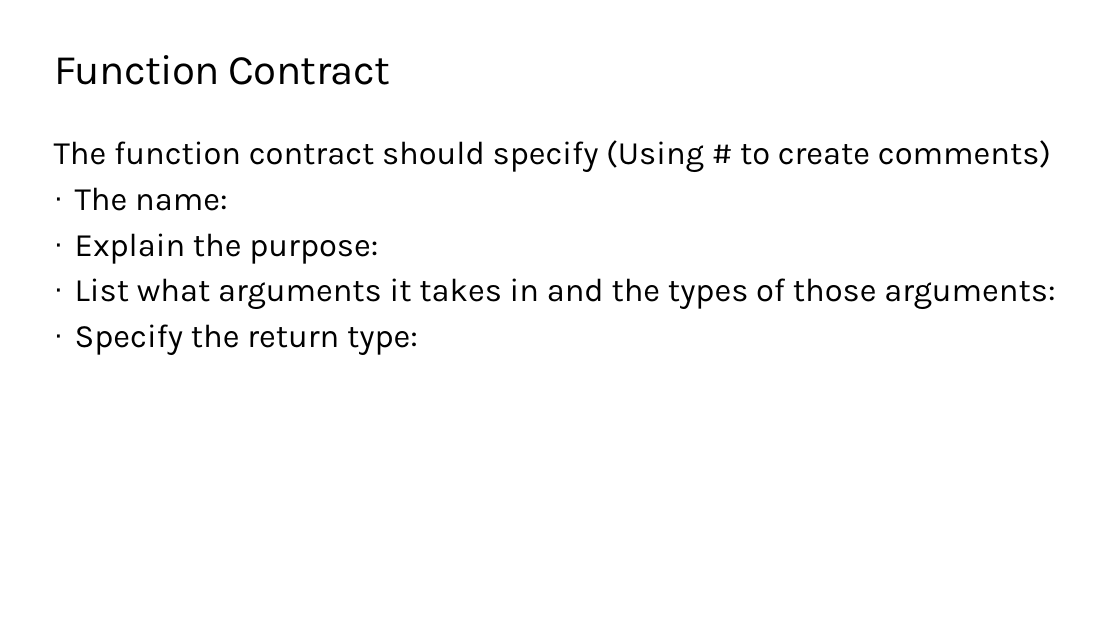
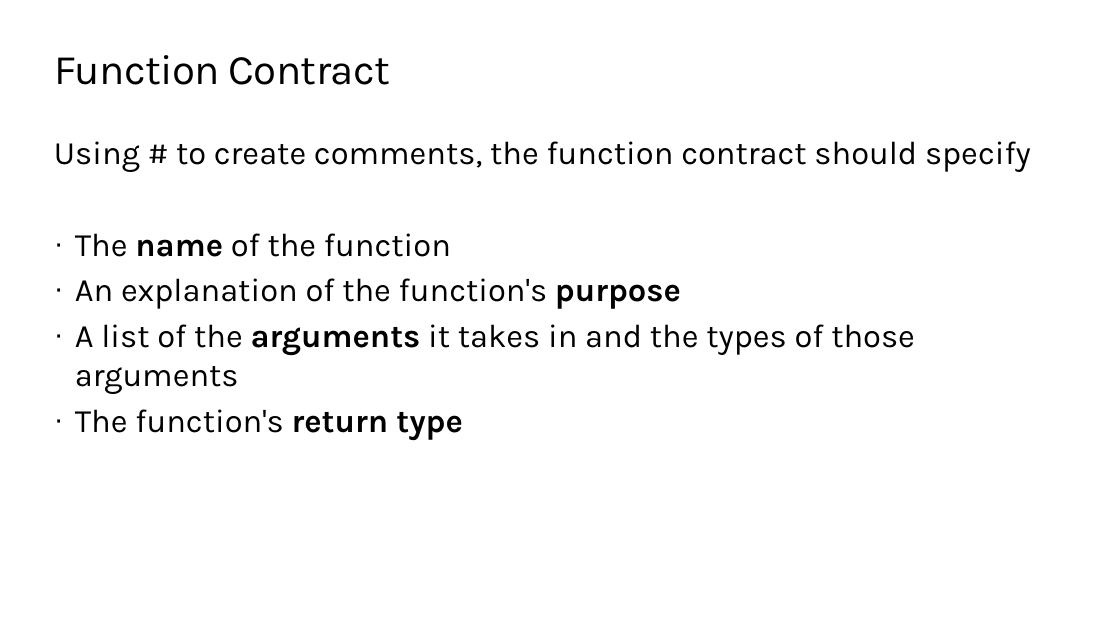
Before and after one commit to TEALSK12/2nd-semester-introduction-to-computer-science, a slide deck: slide 14 of docs/units/3_unit/slidedecks/Intro Python 3.02 TEALS.pptx. Drawn at 1120x630 pixels with LibreOffice and Linux fonts; fonts in the diff are those of the drawing; background and template pictures are left out. Boxes give left, top, right and bottom in pixels: in the first picture for what was removed or moved away, otherwise in the second. Text is boxed around its words. In the diff, an @@ line names an element or a change of style, - is before the commit and + after.

```diff
--- a/docs/units/3_unit/slidedecks/Intro Python 3.02 TEALS.pptx
+++ b/docs/units/3_unit/slidedecks/Intro Python 3.02 TEALS.pptx
@@ text at [54,141,1031,441]: text changed @@
-The function contract should specify (Using # to create comments)
-· The name:
-· Explain the purpose:
-· List what arguments it takes in and the types of those arguments:
-· Specify the return type:
+Using # to create comments, the function contract should specify
+· The name of the function
+· An explanation of the function's purpose
+· A list of the arguments it takes in and the types of those arguments
+· The function's return type
```
Also in this commit, not shown: 13 other slides changed, 18 other files.
